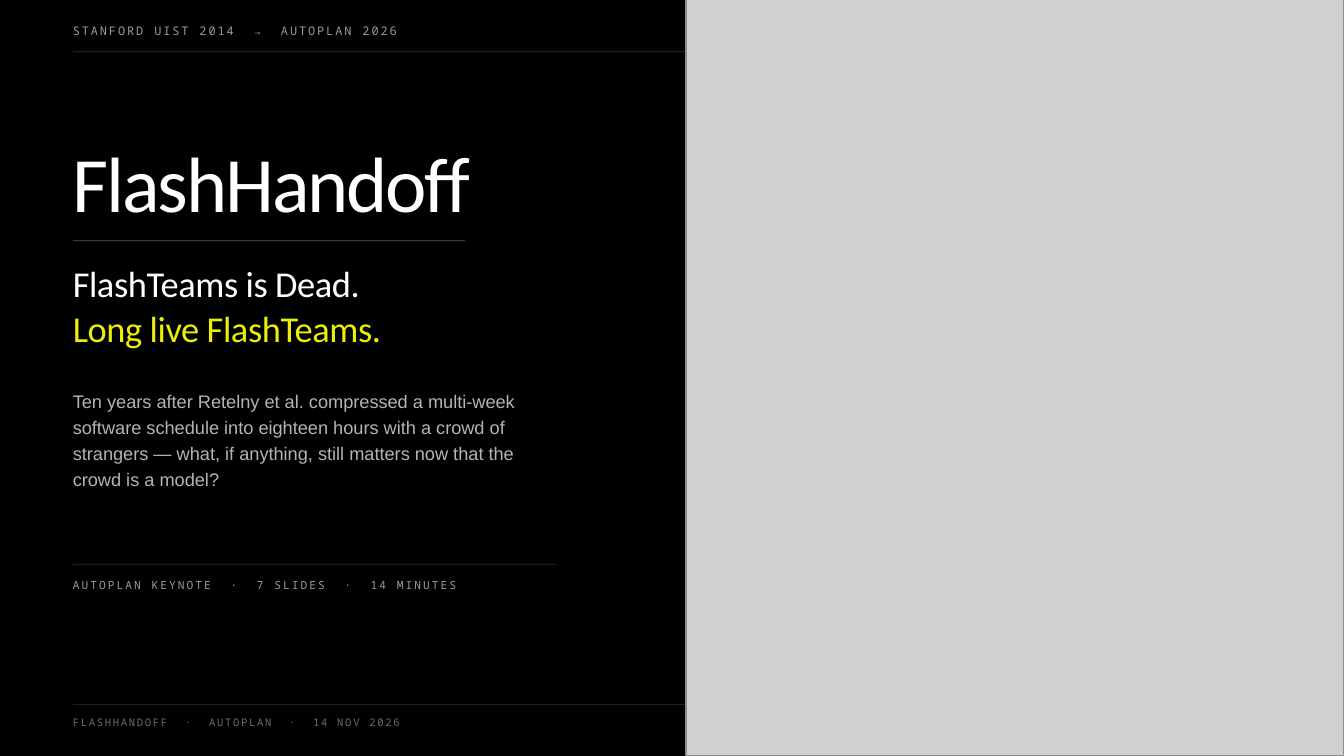
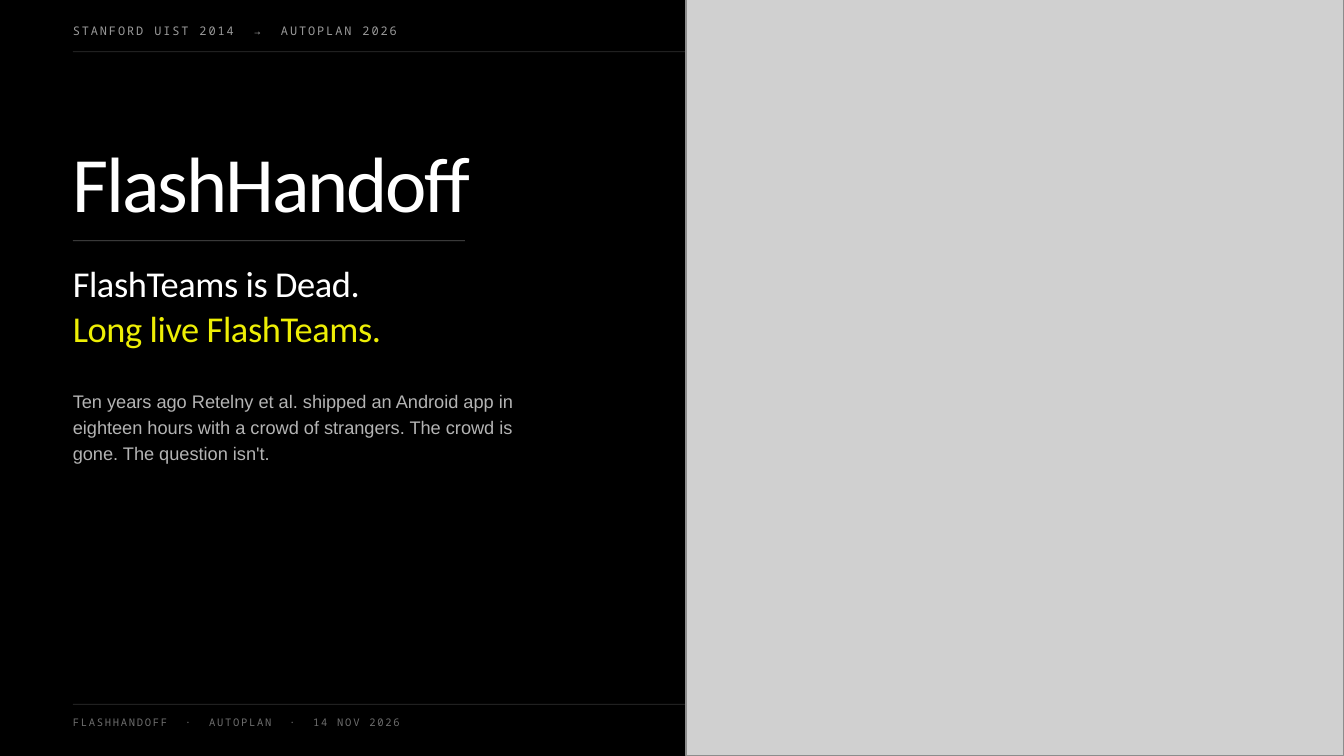
Before and after one commit to maceip/autoplan, a slide deck: slide 1 of preso/_build/FlashHandoff.pptx. Drawn at 1344x756 pixels with LibreOffice and Linux fonts; fonts in the diff are those of the drawing; grey boxes stand for pictures. Boxes give left, top, right and bottom in pixels: in the first picture for what was removed or moved away, otherwise in the second. Text is boxed around its words. In the diff, an @@ line names an element or a change of style, - is before the commit and + after.

```diff
--- a/preso/_build/FlashHandoff.pptx
+++ b/preso/_build/FlashHandoff.pptx
@@ text at (73, 395, 513, 464): text changed @@
-Ten years after Retelny et al. compressed a multi-week software schedule into eighteen hours with a crowd of strangers — what, if anything, still matters now that the crowd is a model?
+Ten years ago Retelny et al. shipped an Android app in eighteen hours with a crowd of strangers. The crowd is gone. The question isn't.
@@ line removed from (73, 565) to (556, 565) @@
@@ text removed at (73, 581, 456, 589) @@
-AUTOPLAN KEYNOTE · 7 SLIDES · 14 MINUTES
```
Also in this commit, not shown: 6 other slides changed, 56 other files.
